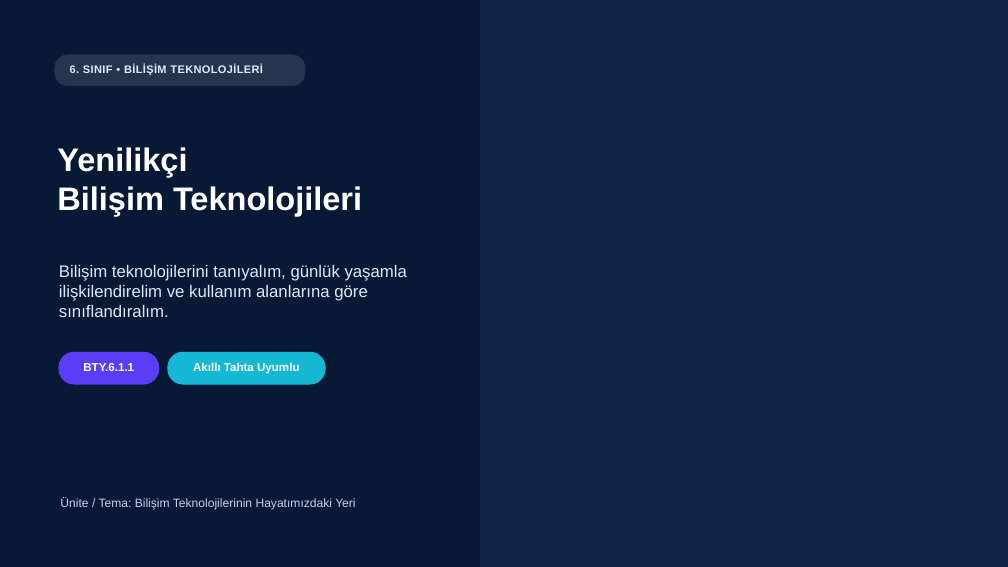
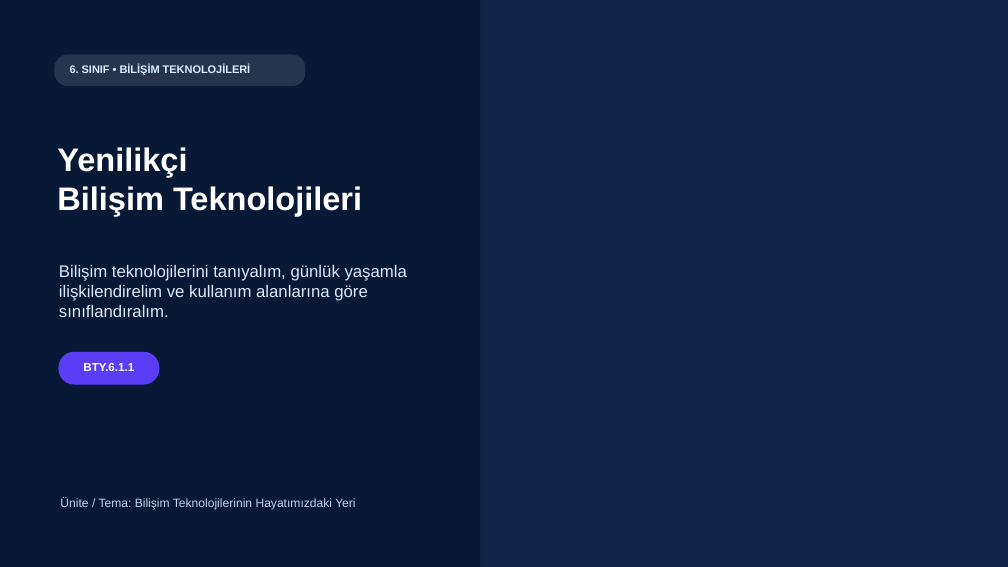
Before and after one commit to DuoByteTech/Adelon, a slide deck: slide 1 of public/lessons/yenilikci-bilisim-teknolojileri/Yenilikci_Bilisim_Teknolojileri_6_Sinif.pptx. Drawn at 1008x567 pixels with LibreOffice and Linux fonts; fonts in the diff are those of the drawing; background and template pictures are left out. Boxes give left, top, right and bottom in pixels: in the first picture for what was removed or moved away, otherwise in the second. Text is boxed around its words. In the diff, an @@ line names an element or a change of style, - is before the commit and + after.

```diff
--- a/public/lessons/yenilikci-bilisim-teknolojileri/Yenilikci_Bilisim_Teknolojileri_6_Sinif.pptx
+++ b/public/lessons/yenilikci-bilisim-teknolojileri/Yenilikci_Bilisim_Teknolojileri_6_Sinif.pptx
@@ text "6. SINIF • BİLİŞİM TEKNOLOJİLERİ" at (70, 65, 251, 75): letter spacing 0.4 to 0 pt @@
@@ rounded rectangle removed at (168, 352, 325, 384) @@
@@ text removed at (193, 363, 299, 374) @@
-Akıllı Tahta Uyumlu
```
Also in this commit, not shown: 19 other slides changed, 1 slide removed, 1 other file.
